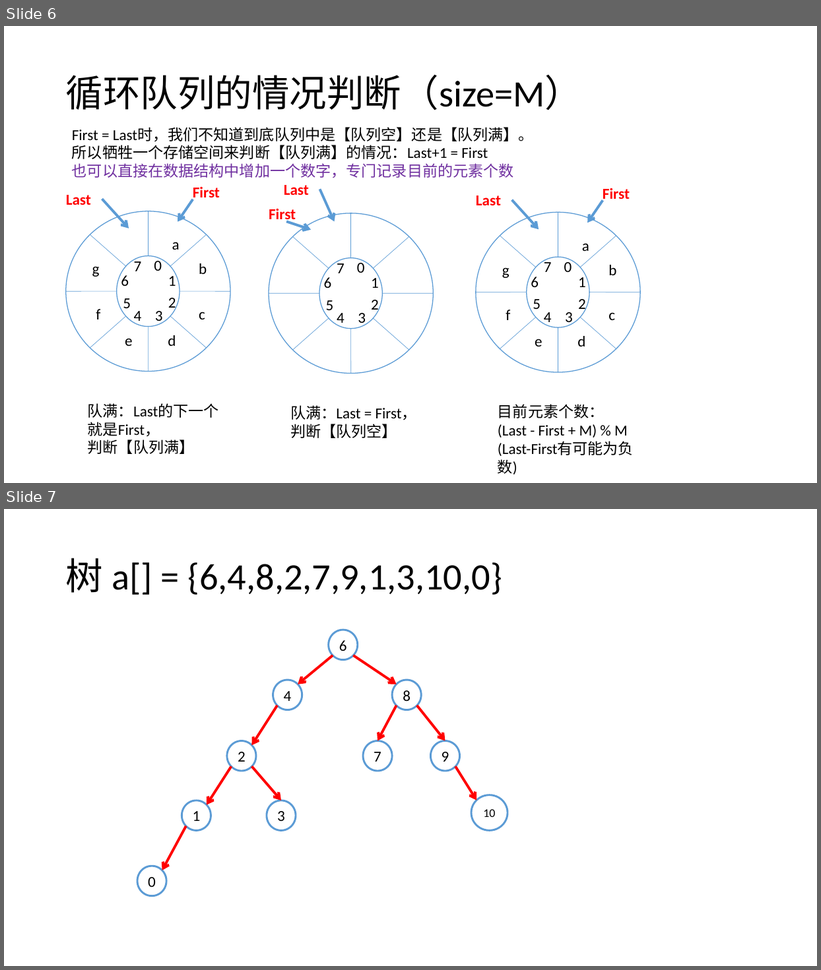
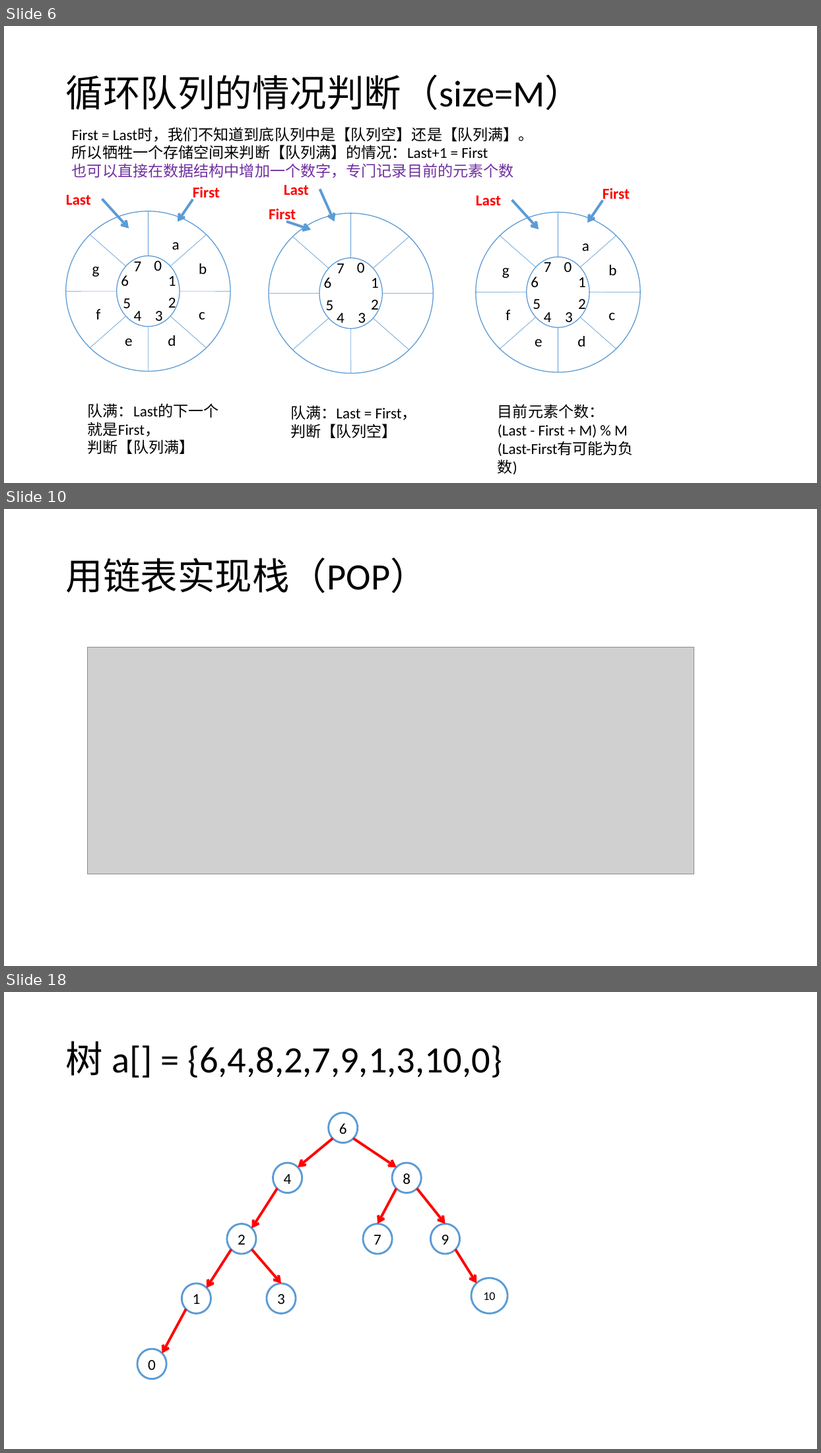
Before and after one commit to Waynefn/cpp_ds_algo, a slide deck: 课件/课件素材.pptx. Shown one above the other, each under a label of ours: slides 6 and 7 before the commit, slides 6, 10 and 18 after it; the slides between them are not shown. The pictures are 821x970 and 821x1453 pixels, drawn with LibreOffice and Linux fonts; fonts in the diff are those of the drawing; grey boxes stand for pictures. Boxes give left, top, right and bottom in pixels: in the first picture for what was removed or moved away, otherwise in the second. Text is boxed around its words. In the diff, an @@ line names an element or a change of style, - is before the commit and + after.

```diff
--- a/课件/课件素材.pptx
+++ b/课件/课件素材.pptx
@@ slide 10 added at <box>4,509,817,966</box>, background #FFFFFF @@
@@ title added at <box>66,558,428,593</box>, 44 pt, text #000000 @@
+用链表实现栈（POP）
@@ picture added at <box>88,648,694,875</box> @@
@@ what was slide 7 is now slide 18 @@
```
Also in this commit, not shown: 10 other slides added, 3 other files.
